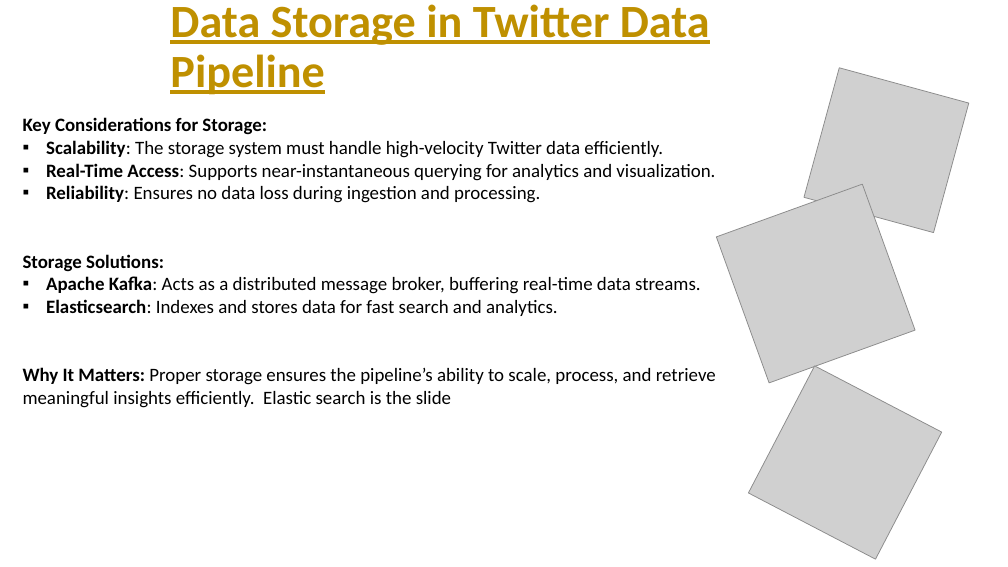
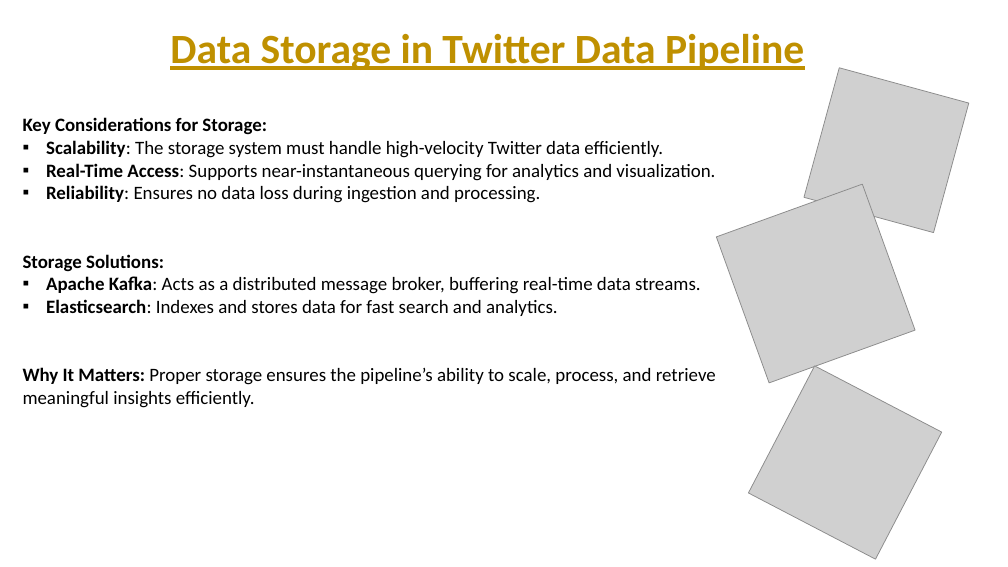
Before and after one commit to amjadAwad95/Twitter-Stream-Processing-Pipeline, a slide deck: slide 5 of Presentation/Presentation.pptx (slide 6 before the commit). Drawn at 1008x567 pixels with LibreOffice and Linux fonts; fonts in the diff are those of the drawing; grey boxes stand for pictures. Boxes give left, top, right and bottom in pixels: in the first picture for what was removed or moved away, otherwise in the second. Text is boxed around its words. In the diff, an @@ line names an element or a change of style, - is before the commit and + after.

Commit message:
update the presentation

```diff
--- a/Presentation/Presentation.pptx
+++ b/Presentation/Presentation.pptx
@@ title "Data Storage in Twitter Data ..." at [170, 33, 804, 70]: size 44 to 39.6 pt @@
@@ text at [23, 367, 716, 408]: text changed @@
-Why It Matters: Proper storage ensures the pipeline’s ability to scale, process, and retrieve meaningful insights efficiently. Elastic search is the slide
+Why It Matters: Proper storage ensures the pipeline’s ability to scale, process, and retrieve meaningful insights efficiently.
```
Also in this commit, not shown: 5 other slides changed, 1 slide removed.
